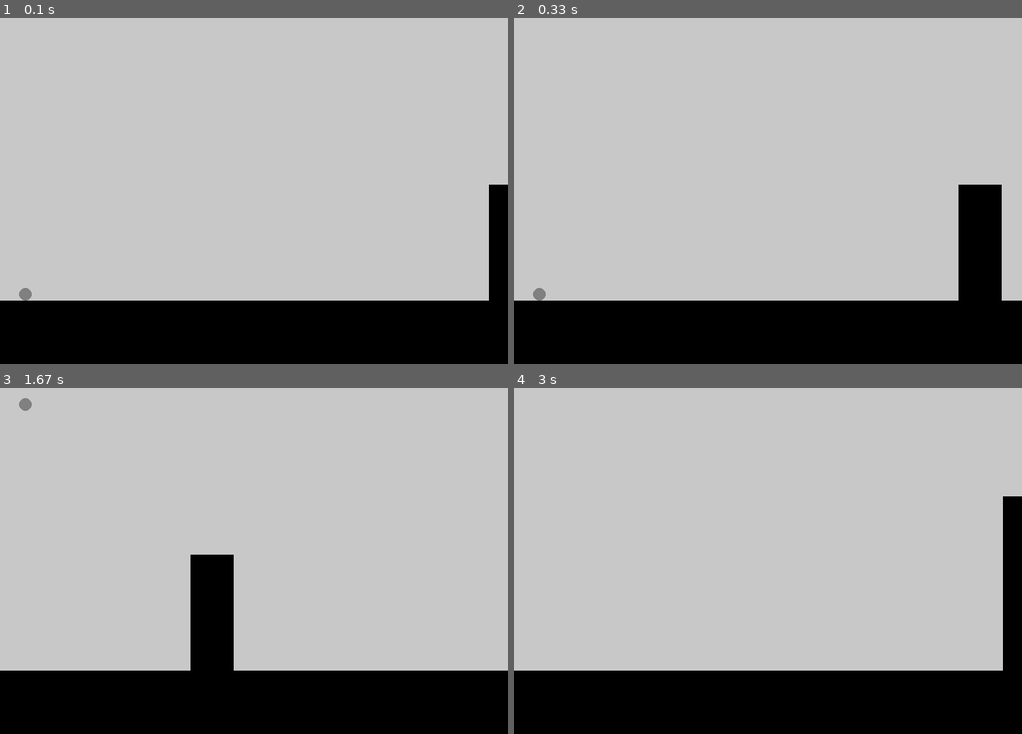
Above: before the commit, frames 1-4 (two rows, left to right).
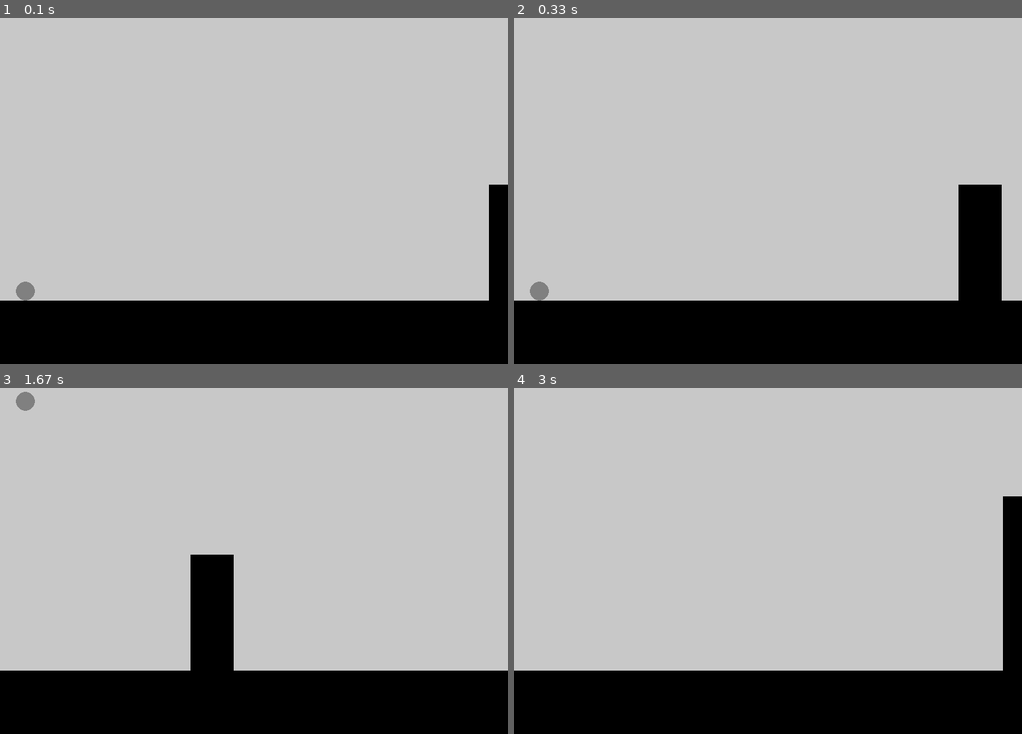
Above: after the commit, the same moments.

Repository: philmuri/GA-project
Game: pygame game, started from game_logic.py
Same seed, same stepped clock (60 frames per second), same inputs: the game is played once before the commit and once after it.
Inputs:
- Up to frame 1 (0.1 s): no input
- Up to frame 2 (0.33 s): no input
- Up to frame 3 (1.67 s): tap Space at 0.33, 0.73, 1.03, 1.23, 1.57 s
- Up to frame 4 (3 s): tap Space at 1.87, 2.07, 2.37, 2.63 s

The runs differ from the first frame. In frame 1, less than 0.1% of the frame differs, in the area x 3-7%, y 76-82%; in frame 2, less than 0.1%; in frame 3, less than 0.1%; in frame 4, nothing differs.

Commit message:
chore: final commit before implementing pygad GA

Diff:
--- a/game_logic.py
+++ b/game_logic.py
@@ -12,7 +12,7 @@
 OBSTACLE_HEIGHT_MIN = 50
 OBSTACLE_HEIGHT_MAX = 300
 
-PLAYER_RADIUS = 10
+PLAYER_RADIUS = 15
 
 BG_COLOR = (200, 200, 200)
 BASE_COLOR = (0, 0, 0)
@@ -22,6 +22,7 @@
 OBSTACLE_SPEED = 5
 GRAVITY = 0.5
 JUMP_FORCE = -10
+RESET_TIMER = 1 # temporary reset delay after collision (seconds)
 
 
 class Player:
@@ -39,6 +40,7 @@
     def update(self):
         self.gravity()
         self.y += self.vy
+
 
     def gravity(self):
         if self.y >= HEIGHT - BASE_HEIGHT - self.radius and self.vy >= 0: # if player near (or under) ground while having downward or no velocity, terminate jump and reset player to ground level with zero velocity
@@ -71,8 +73,13 @@
 
     def update(self):
         if self.x + self.width <= 0:
-                self.__init__()
+                self.__init__() # this might be bad practice
         self.x -= OBSTACLE_SPEED
+
+
+def reset_game(player, obstacle):
+    player.__init__()
+    obstacle.__init__()
 
 
 def run_game():
@@ -108,8 +115,10 @@
             obstacle.update()
 
             # Handle collision event
-            if player.is_colliding(obstacle=obstacle):
-                game_paused = True # TBD: Replace with game reset after small pause (e.g. with time.sleep())
+            if player.is_colliding(obstacle):
+                time.sleep(RESET_TIMER)
+                reset_game(player, obstacle)
+
 
             # Draw objects
             player.draw(screen)
@@ -133,6 +142,6 @@
 - Add reset game function: Sets the player and object back to the starting position
 - Add option to have multiple players spawn (for now at same starting position)
 - Implement the genetic algorithm into the game:
-    - Think about the parameters in the game that translate into genes for the GA, such as jumping
+    - Think about the parameters in the game that translate into genes for the GA, such as jump timing, jump count, distance to obstacle before jump, height above obstacle before jump, ...
     - Think about how to translate player performance into a fitness function (potentially maximizing distance travelled/time alive/obstacles avoided)
 """
Not shown, changed: README.md
Not shown, changed: .gitignore
